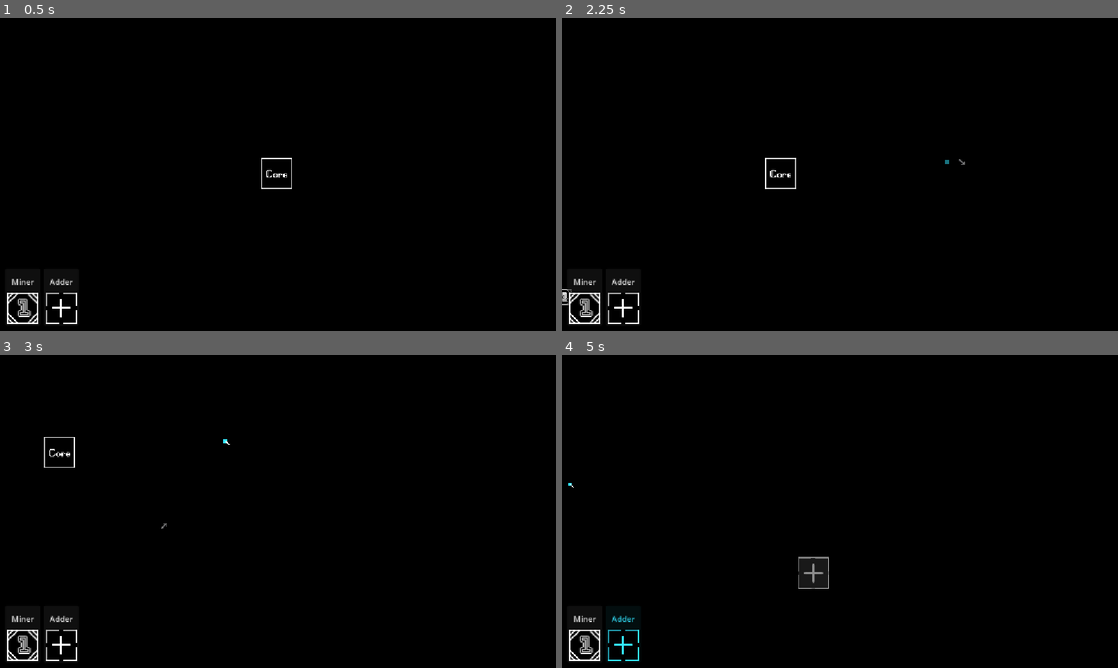
Above: before the commit, frames 1-4 (two rows, left to right).
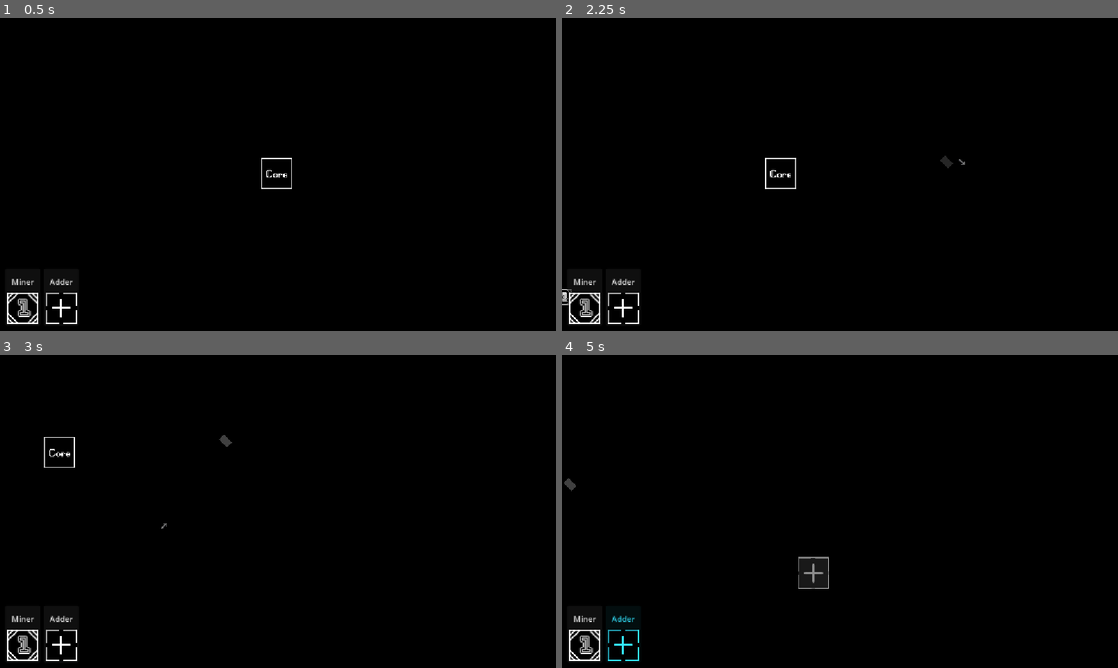
Above: after the commit, the same moments.

Repository: ast4rt3/math-matic
Game: Godot game, scene res://world.tscn
The game is run twice, just before and just after one commit, with the same random seed, the same clock (stepped at 60 frames per second) and the same inputs.
Inputs (mouse positions are in pixels of both pictures, inside the frame that each line leads up to):
- Up to frame 1 (0.5 s): no input
- Up to frame 2 (2.25 s): click "Miner" at 0.5 s; click "Adder" at 1.25 s; tap Enter at 2 s; move the mouse to (962, 158) at 2.02 s; hold D from 2.03 s (still down); tap E at 2.1 s; click (962, 158) at 2.17 s
- Up to frame 3 (3 s): tap Q at 2.3, 2.85 s; move the mouse to (166, 527) at 2.77 s; release D at 2.78 s; hold S from 2.78 s (still down)
- Up to frame 4 (5 s): tap E at 3.05, 3.6, 4.55 s; move the mouse to (895, 442) at 3.52 s; release S at 3.53 s; hold D 3.53-4.28 s; tap Q at 3.8, 4.35 s; tap Space at 4.25 s; move the mouse to (812, 574) at 4.27 s; hold W from 4.28 s (still down); click (812, 574) at 4.42 s

Frame 1 is identical in both runs. In frame 2, less than 0.1% of the frame differs, in the area x 68-71%, y 44-48%; in frame 3, less than 0.1%; in frame 4, less than 0.1%.

Commit message:
feat: added debug mode

Diff:
--- a/world.gd
+++ b/world.gd
@@ -50,6 +50,8 @@
 var limit_top: float = -2000
 var limit_right: float = 2000
 var limit_bottom: float = 2000
+
+var debug_mode: bool = false
 
 func _ready():
 	var bounds_node = get_node_or_null("MapBounds")
@@ -238,7 +240,10 @@
 			target_zoom.y = max(target_zoom.y, 0.2)
 
 	if event is InputEventKey and event.pressed and not event.echo:
-		if event.keycode == KEY_E or event.keycode == KEY_Q:
+		if event.keycode == KEY_F3:
+			debug_mode = not debug_mode
+			if wire_renderer: wire_renderer.queue_redraw()
+		elif event.keycode == KEY_E or event.keycode == KEY_Q:
 			var mouse_pos = get_global_mouse_position()
 			var tile_pos = _pos_to_wire_tile(mouse_pos)
 
@@ -407,18 +412,37 @@
 	for t in wire_grid:
 		var center = _wire_tile_to_pos(t)
 		var d = wire_grid[t].dir
-		wire_renderer.draw_rect(Rect2(center - Vector2(4, 4), Vector2(8, 8)), Color(0.2, 0.9, 1.0))
-		wire_renderer.draw_line(center, center + Vector2(d) * 8.0, Color(1, 1, 1), 2.0)
+		if debug_mode:
+			wire_renderer.draw_rect(Rect2(center - Vector2(4, 4), Vector2(8, 8)), Color(0.2, 0.9, 1.0))
+			wire_renderer.draw_line(center, center + Vector2(d) * 8.0, Color(1, 1, 1), 2.0)
+		else:
+			wire_renderer.draw_line(center - Vector2(d) * 8.0, center + Vector2(d) * 8.0, Color(0.25, 0.25, 0.25), 14.0)
 
 	# Draw preview
 	if preview_points.size() > 0:
 		for i in range(preview_points.size()):
-			var center = _wire_tile_to_pos(preview_points[i])
+			var p = preview_points[i]
+			var center = _wire_tile_to_pos(p)
 			var cell = _pos_to_cell(center)
+
+			var dir = WIRE_DIRS[current_wire_dir_index]
+			if preview_points.size() > 1:
+				if i < preview_points.size() - 1:
+					dir = preview_points[i+1] - p
+				elif i > 0:
+					dir = p - preview_points[i-1]
+
+			var is_blocked = false
 			if grid_data.has(cell) and (grid_data[cell].type == "core" or grid_data[cell].type == "miner" or grid_data[cell].type == "adder"):
-				wire_renderer.draw_rect(Rect2(center - Vector2(4, 4), Vector2(8, 8)), Color(1.0, 0.0, 0.0, 0.5))
+				is_blocked = true
+
+			if debug_mode:
+				var c = Color(1.0, 0.0, 0.0, 0.5) if is_blocked else Color(0.2, 0.9, 1.0, 0.5)
+				wire_renderer.draw_rect(Rect2(center - Vector2(4, 4), Vector2(8, 8)), c)
+				wire_renderer.draw_line(center, center + Vector2(dir) * 8.0, Color(1, 1, 1, 0.5), 2.0)
 			else:
-				wire_renderer.draw_rect(Rect2(center - Vector2(4, 4), Vector2(8, 8)), Color(0.2, 0.9, 1.0, 0.5))
+				var c = Color(1.0, 0.0, 0.0, 0.5) if is_blocked else Color(0.25, 0.25, 0.25, 0.6)
+				wire_renderer.draw_line(center - Vector2(dir) * 8.0, center + Vector2(dir) * 8.0, c, 14.0)
 
 func _process(delta: float):
 	if camera:
Binary file added: asset/itemContainer.png
Not shown, added: asset/itemContainer.png.import
